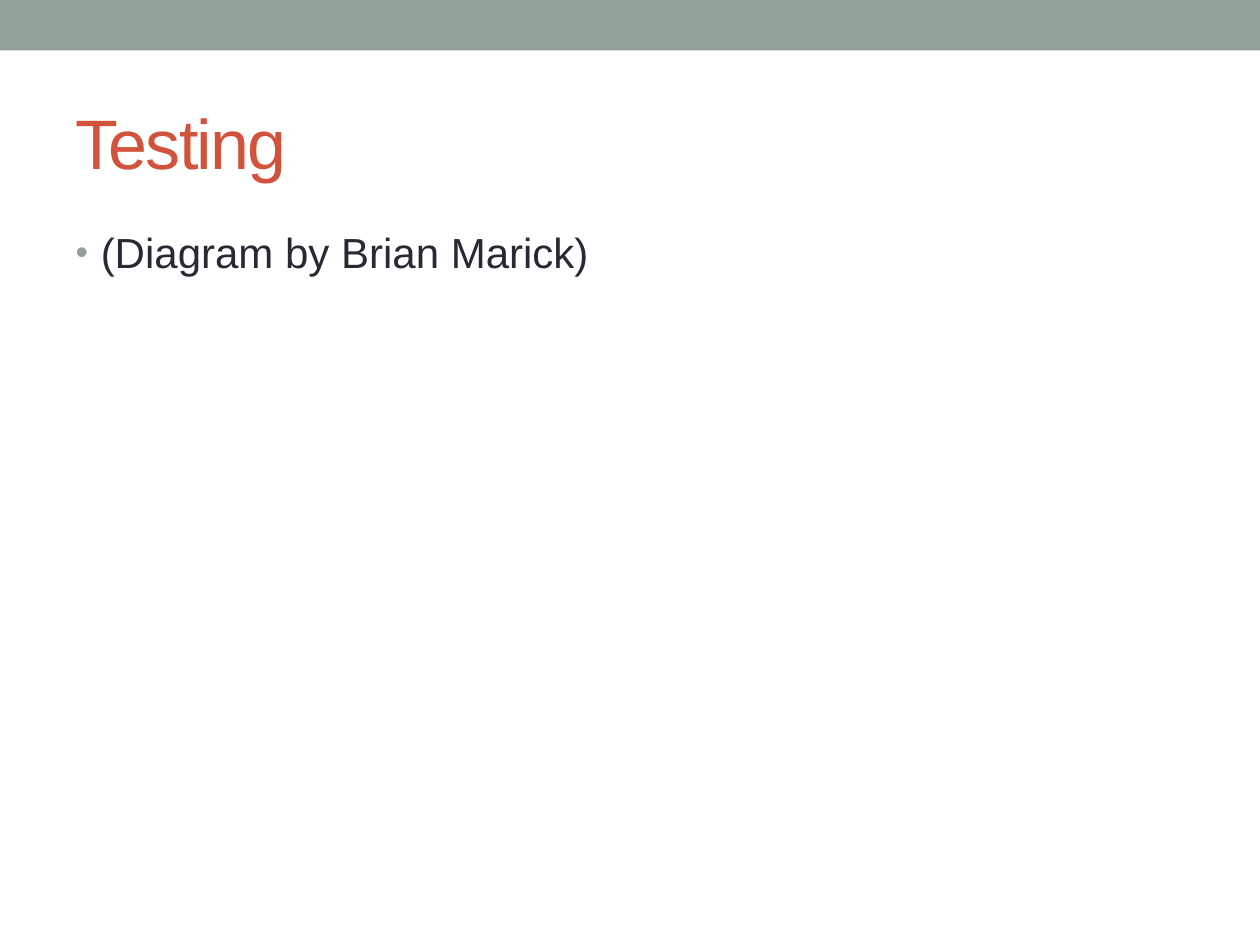
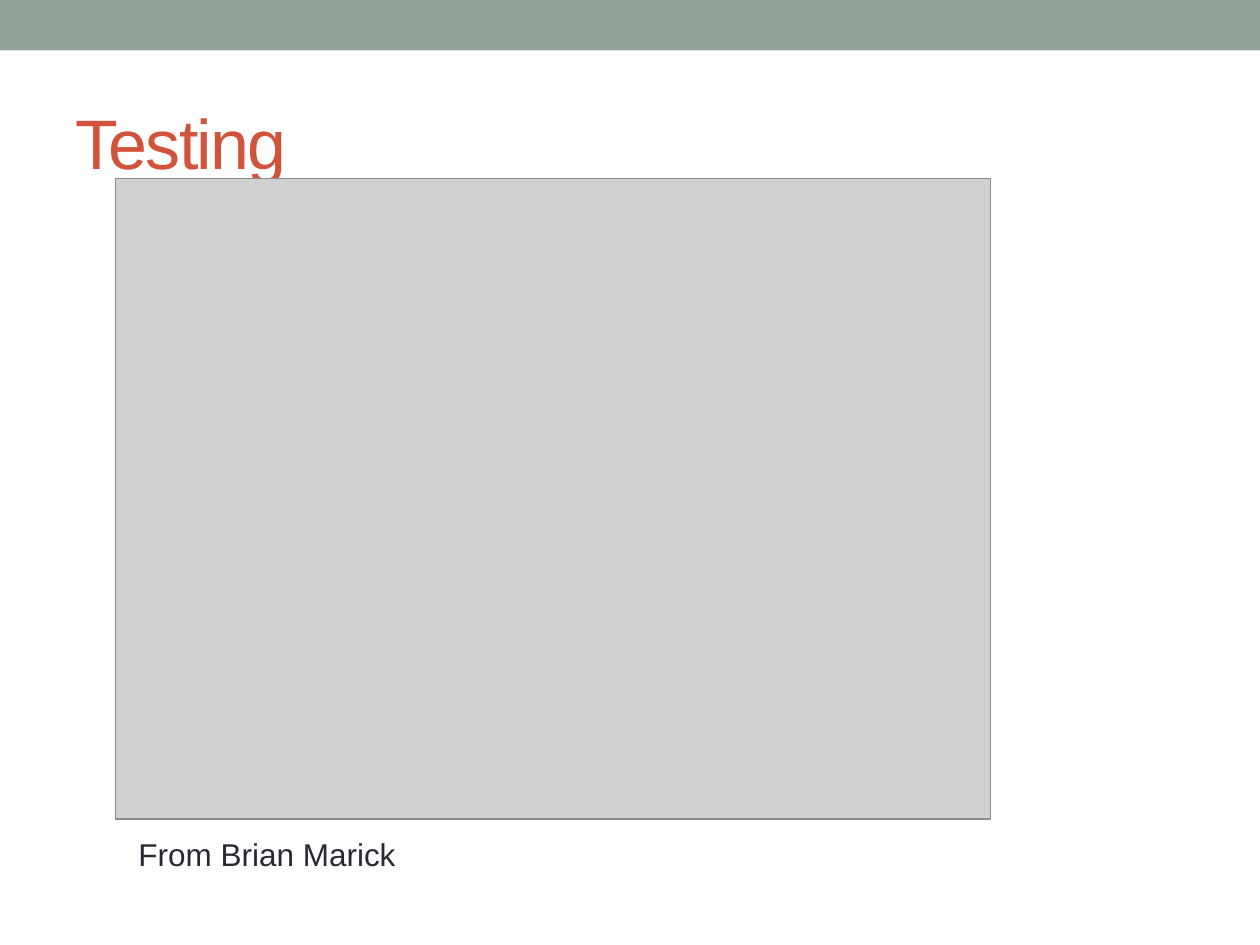
Before and after one commit to Gilligan128/Presentations, a slide deck: slide 18 of ContinuousDelivery/Continuous Delivery.pptx. Drawn at 1260x945 pixels with LibreOffice and Linux fonts; fonts in the diff are those of the drawing; grey boxes stand for pictures. Boxes give left, top, right and bottom in pixels: in the first picture for what was removed or moved away, otherwise in the second. Text is boxed around its words. In the diff, an @@ line names an element or a change of style, - is before the commit and + after.

Commit message:
Added diagrams to COntinuous Delivery. Added the rest of Tips and Tricks code.

```diff
--- a/ContinuousDelivery/Continuous Delivery.pptx
+++ b/ContinuousDelivery/Continuous Delivery.pptx
@@ picture added at (116, 179, 992, 819) @@
@@ text removed at (101, 237, 589, 277) @@
-• (Diagram by Brian Marick)
@@ text added at (138, 843, 396, 867), 18 pt, text #292934 @@
+From Brian Marick
```
Also in this commit, not shown: 3 other slides changed.
